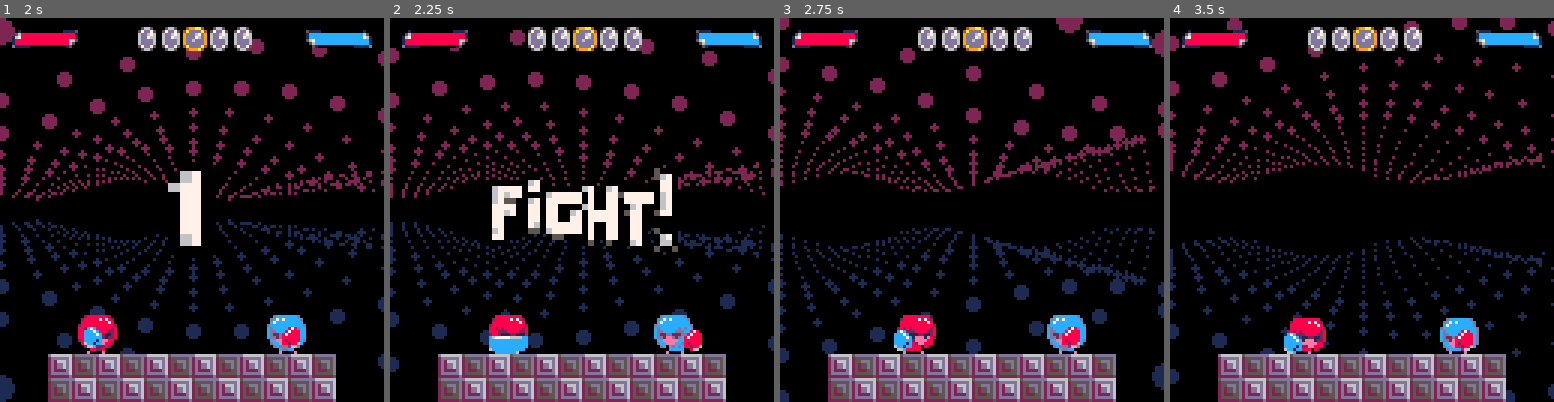
Above: before the commit, frames 1-4 (left to right).
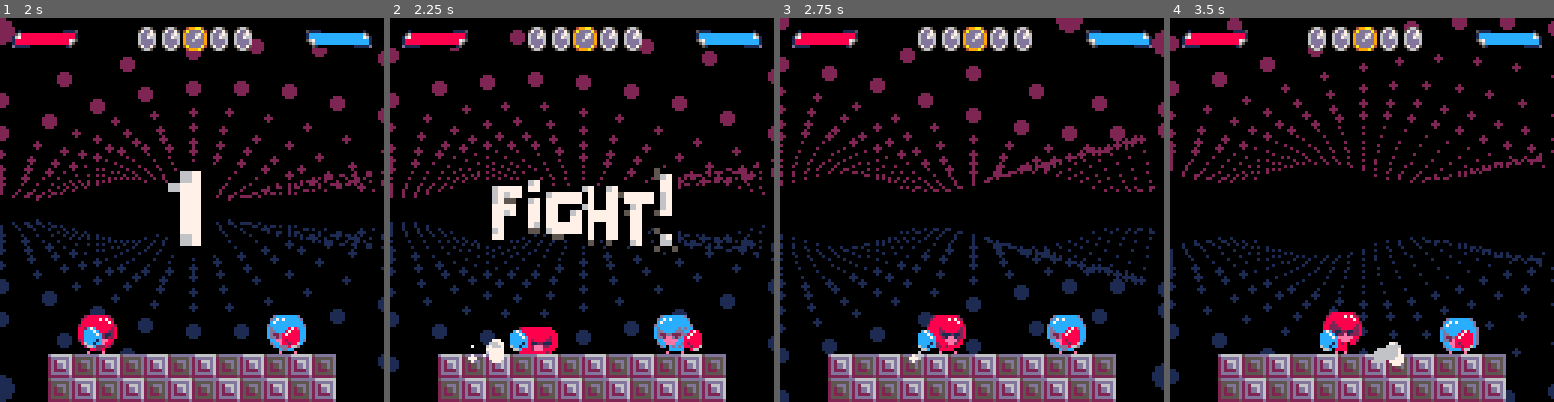
Above: after the commit, the same moments.

Repository: davidjtferguson/dancejab
Game: PICO-8 cartridge jab.p8
Two runs of this game, one before a commit and one after it. Both use one fixed random seed, a clock stepped at 60 frames per second and the inputs below.
Inputs:
- Up to frame 1 (2 s): tap X (X key) at 0.33, 1.07, 1.85 s; tap O (Z key) at 0.7, 1.7 s; hold Right from 1.6 s (still down)
- Up to frame 2 (2.25 s): release Right at 2.1 s; tap O (Z key) at 2.1 s; hold Up from 2.15 s (still down)
- Up to frame 3 (2.75 s): release Up at 2.42 s; hold Right from 2.47 s (still down); tap O (Z key) at 2.5 s
- Up to frame 4 (3.5 s): tap O (Z key) at 2.9, 3.3 s; tap X (X key) at 2.97 s; release Right at 3.03 s; hold Left from 3.08 s (still down)

Frame 1 is identical in both runs. In frame 2, 1.5% of the frame differs, in the area x 20-44%, y 77-90%; in frame 3, 1.6%; in frame 4, 2.0%, in the area x 29-61%, y 76-91%.

Commit message:
taunt no longer loops. taunt can't be acted out of. increased hitbox size. movement particle tweaks. Swapped X and O inputs.

Diff:
--- a/jab.p8
+++ b/jab.p8
@@ -8,9 +8,10 @@
 
 --avatar
 function createav(x,y,name,flipped)
+  --constants, play around with
+ local hurtboxwidth=8
+
  local av={
-  --constants, play around with
-
   --how long each action lasts
   -- in frames at 60fps
   -- note animations will need to be updated
@@ -48,11 +49,12 @@
   width=16,
   height=16,
 
-  -- x,y local to av x,y
+  --edit with local hurtboxwidth
+  -- at the top of this func
   hurtbox={
-   x=5,
+   x=8-(hurtboxwidth/2),
    y=6,
-   width=5,
+   width=hurtboxwidth,
    height=10,
   },
 
@@ -85,8 +87,8 @@
   animvictory=createanim({168,170,172,174},6),
   animclankstun=createanim(76),
   animclankrecoil=createanim({108,106,196,202},{2,3,5,3},false),
-  animuptaunt=createanim({66,168,170,68,224},{2,2,2,8,2}),
-  animdowntaunt=createanim({64,226,228,64,234,236},{3,4,7,3,4,7}),
+  animuptaunt=createanim({66,168,170,68,224},{2,2,2,8,2},false),
+  animdowntaunt=createanim({64,226,228,64,234,236},{3,4,7,3,4,7},false),
   animstoponother=createanim({200,236,44},{5,5,10}),
 
   hitpoints=maxhitpoints,
@@ -382,7 +384,7 @@
 
 function detectinputs(av)
  --dash triggered
- if btn(❎,av.no) and not av.dashdown then
+ if btn(🅾️,av.no) and not av.dashdown then
   av.dashdown=true
   sfx(8)
   av.state="dash"
@@ -393,7 +395,7 @@
    --dash to the left
    av.xvel=-av.xdashmaxvel
   elseif btn(➡️,av.no) and
-         btnp(❎,av.no) then
+         btnp(🅾️,av.no) then
    --dash to the right
    av.xvel=av.xdashmaxvel
   elseif av.flipped then
@@ -406,15 +408,15 @@
 
   --kick up dust
   -- (done after as needs xvel set)
-  initpedash(av)
- end
-
- if not btn(❎,av.no) then
+  initpedash(av,2,4)
+ end
+
+ if not btn(🅾️,av.no) then
   av.dashdown=false
  end
 
  --jab
- if btn(🅾️,av.no) and not av.jabdown then
+ if btn(❎,av.no) and not av.jabdown then
   av.jabdown=true
   sfx(9+flr(rnd(2)))
   av.state="jab"
@@ -423,7 +425,7 @@
   av.fist=createhitbox(av.jabwidth,av.jabheight,av)
  end
 
- if not btn(🅾️,av.no) then
+ if not btn(❎,av.no) then
   av.jabdown=false
  end
 end
@@ -501,40 +503,59 @@
    av.anim=av.animwalkback
   end
 
+  local prevxvel=av.xvel
+
   if btn(⬅️,av.no) then
    av.xvel-=av.xacc
+
+   if prevxvel>=0 and av.xvel<0 then
+    initpedash(av,0,1)
+   end
   elseif btn(➡️,av.no) then
    av.xvel+=av.xacc
+
+   if prevxvel<=0 and av.xvel>0 then
+    initpedash(av,0,1)
+   end
   else
    if not icy then
     av.xvel*=av.xdecellrate
-   end
-
-   if btn(⬆️,av.no) then
-    if not av.updown then
-     av.updown=true
-     sfx(58,av.no*2)
+
+    if abs(av.xvel)<0.25 then
+     av.xvel=0
     end
-
+   end
+
+   if btn(⬆️,av.no) and not av.updown then
+    av.updown=true
+    sfx(58)
+    av.state="taunt"
+
+    --reset in state
+    av.statetimer=1
+
+    av.animuptaunt.finished=false
     av.anim=av.animuptaunt
-   elseif btn(⬇️,av.no) then
-    if not av.downdown then
-     av.downdown=true
-     sfx(59,(av.no*2)+1)
-    end
+   elseif btn(⬇️,av.no) and not av.downdown then
+    av.downdown=true
+    sfx(59)
+    av.state="taunt"
+
+    --reset in state
+    av.statetimer=1
+
+    av.animdowntaunt.finished=false
     av.anim=av.animdowntaunt
    else
     av.anim=av.animidle
    end
 
-   if not btn(⬆️,av.no) and av.updown then
+   if not btn(⬆️,av.no) then
     av.updown=false
-    sfx(-1,av.no*2)
-   end
-
-   if not btn(⬇️,av.no) and av.downdown then
+   end
+
+   if not btn(⬇️,av.no) then
     av.downdown=false
-    sfx(-1,(av.no*2)+1)
    end
   end
 
@@ -562,7 +583,15 @@
     av.xvel=0
    end
  elseif av.state=="connectlag" then
-   av.xvel=0
+  av.xvel=0
+ elseif av.state=="taunt" then
+  av.xvel=0
+
+  --stay here till anim finished
+  av.statetimer=1
+  if av.anim.finished then
+   av.state="none"
+  end
  elseif av.state=="hitpause" then
   av.xvel=0
   if av.statetimer==0 then
@@ -686,7 +715,7 @@
     x,y=p2.x,p2.y+5
    end
 
-   initpehit(x,y,1,10,4,7)
+   initpehit(x,y,1,10,4,7,{7,8,12})
   else
    av.xvel=0
   end
@@ -752,7 +781,7 @@
     end
 
     --sparks
-    initpehit(box.x,box.y,3,20,5,30)
+    initpehit(box.x,box.y,3,20,5,30,{7,8,12})
 
     av.state="hitpause"
     av.statetimer=av.hitpauseframes
@@ -828,7 +857,7 @@
    otherbox.anim=otherbox.animclank
 
    --sparks!
-   initpehit(box.x,box.y,4,30,5,15)
+   initpehit(box.x,box.y,4,30,5,15,{7})
   end
  end
 end
@@ -967,14 +996,17 @@
  end
 
  --debug info
- --drawlocalbox(p1,p1.pushbox,5)
- --drawlocalbox(p1,p1.hurtbox,9)
-
- -- for box in all(hitboxes) do
- --  rectfill(box.x,box.y,
- --   box.x+box.width,
- --   box.y+box.height,3)
- -- end
+-- drawlocalbox(p1,p1.pushbox,5)
+-- drawlocalbox(p1,p1.hurtbox,9)
+
+-- drawlocalbox(p2,p2.pushbox,5)
+-- drawlocalbox(p2,p2.hurtbox,9)
+
+-- for box in all(hitboxes) do
+--  rectfill(box.x,box.y,
+--   box.x+box.width,
+--   box.y+box.height,3)
+-- end
 end
 
 function drawav(av)
@@ -1195,6 +1227,7 @@
   if time()-a.t > 1/30 then
    a.counter=0
    a.along=1
+   finished=false
   end
 
   a.t = time()
@@ -1337,15 +1370,10 @@
  return p
 end
 
-function initpedash(av)
+function initpedash(av,rndradius,no)
  local e=createeffect(updatepestraight)
 
- local cols={5,6,7}
- if av.name=="red" then
-  add(cols,8)
- else
-  add(cols,12)
- end
+ local cols={6,7}
 
  --out of front foot or back foot?
  local footpos=0
@@ -1353,22 +1381,19 @@
   footpos=av.width
  end
 
- for i=0,4 do
+ for i=0,no do
   local p=createparticle(
    av.x+footpos,av.y+av.height,
-   -sgn(av.xvel),
+   (-sgn(av.xvel))+(rnd(1)-0.5),
    rnd(0.5)-0.35,
-   rnd(2),cols[ceil(rnd(#cols))],
+   rnd(rndradius)+1,cols[ceil(rnd(#cols))],
    rnd(12)+5)
   add(e.particles,p)
  end
 end
 
-function initpehit(x,y,rndradius,no,lifespan,rndlifespan)
+function initpehit(x,y,rndradius,no,lifespan,rndlifespan,cols)
  local e=createeffect(updatepestraight)
-
- --white, red and blue
- local cols={7,8,12}
 
  for i=0,no do
   local p=createparticle(
Not shown, changed: the sound effects (__sfx__) section of jab.p8
